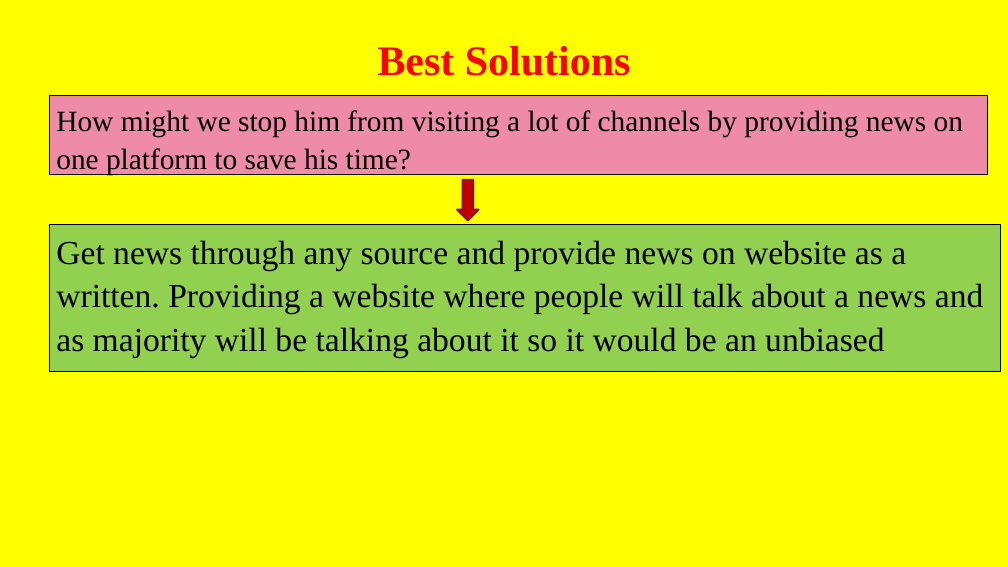
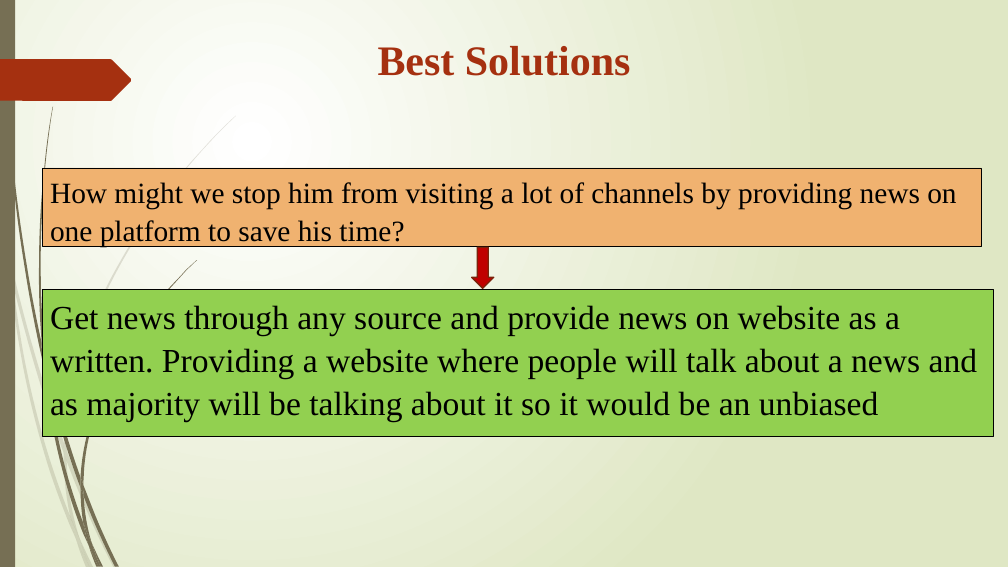
Before and after one commit to Zeeshanily/Citizen-Journalism, a slide deck: slide 15 of pj-task 2/Presentation.pptx. Drawn at 1008x567 pixels with LibreOffice and Linux fonts; fonts in the diff are those of the drawing. Boxes give left, top, right and bottom in pixels: in the first picture for what was removed or moved away, otherwise in the second. Text is boxed around its words. In the diff, an @@ line names an element or a change of style, - is before the commit and + after.

```diff
--- a/pj-task 2/Presentation.pptx
+++ b/pj-task 2/Presentation.pptx
@@ background #FFFFFF to gradient #FFFFFF to #DFE8C4 @@
@@ text at bbox=[378, 46, 631, 76]: paragraph removed @@
-‘
@@ text "Best Solutions": place and size @@
-text "Best Solutions" at bbox=[0, 0, 1008, 567]
+text "Best Solutions" at bbox=[378, 46, 631, 76]
@@ text "Best Solutions" at bbox=[378, 46, 631, 76]: text colour #FF0000 to #A53010; fill #FFFF00 to none @@
@@ rectangle added at bbox=[0, 0, 15, 567], fill #766F54 @@
@@ rectangle removed at bbox=[863, 0, 920, 95] @@
@@ freeform shape added at bbox=[0, 59, 132, 101], fill #A53010 @@
@@ rectangle "How might we stop him ...": place and size @@
-rectangle "How might we stop him ..." at bbox=[49, 96, 988, 175]
+rectangle "How might we stop him ..." at bbox=[42, 168, 981, 247]
@@ rectangle "How might we stop him ..." at bbox=[42, 168, 981, 247]: fill #EE8BA9 to #F0B270 @@
@@ right arrow: place and size @@
-right arrow at bbox=[457, 180, 479, 220]
+right arrow at bbox=[471, 248, 493, 288]
@@ right arrow at bbox=[471, 248, 493, 288]: outline #840D4B 1.5 pt to #7A240C 1.25 pt @@
@@ rectangle "Get news through any source ...": place and size @@
-rectangle "Get news through any source ..." at bbox=[49, 225, 1000, 371]
+rectangle "Get news through any source ..." at bbox=[42, 290, 994, 436]
@@ group added at bbox=[0, 116, 236, 567]: 10 freeform shapes @@
@@ group added at bbox=[2, 0, 197, 567]: 12 freeform shapes @@
```
Also in this commit, not shown: 20 other slides changed, 5 slides added, 2 other files.
